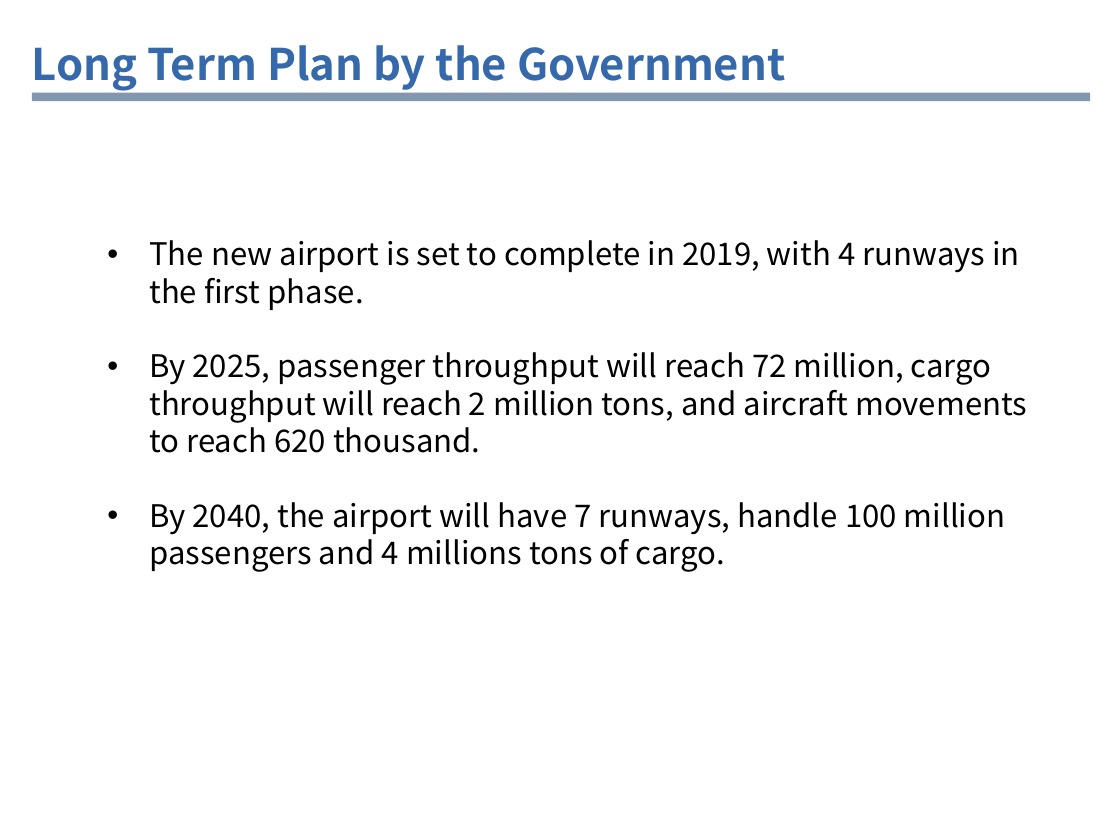
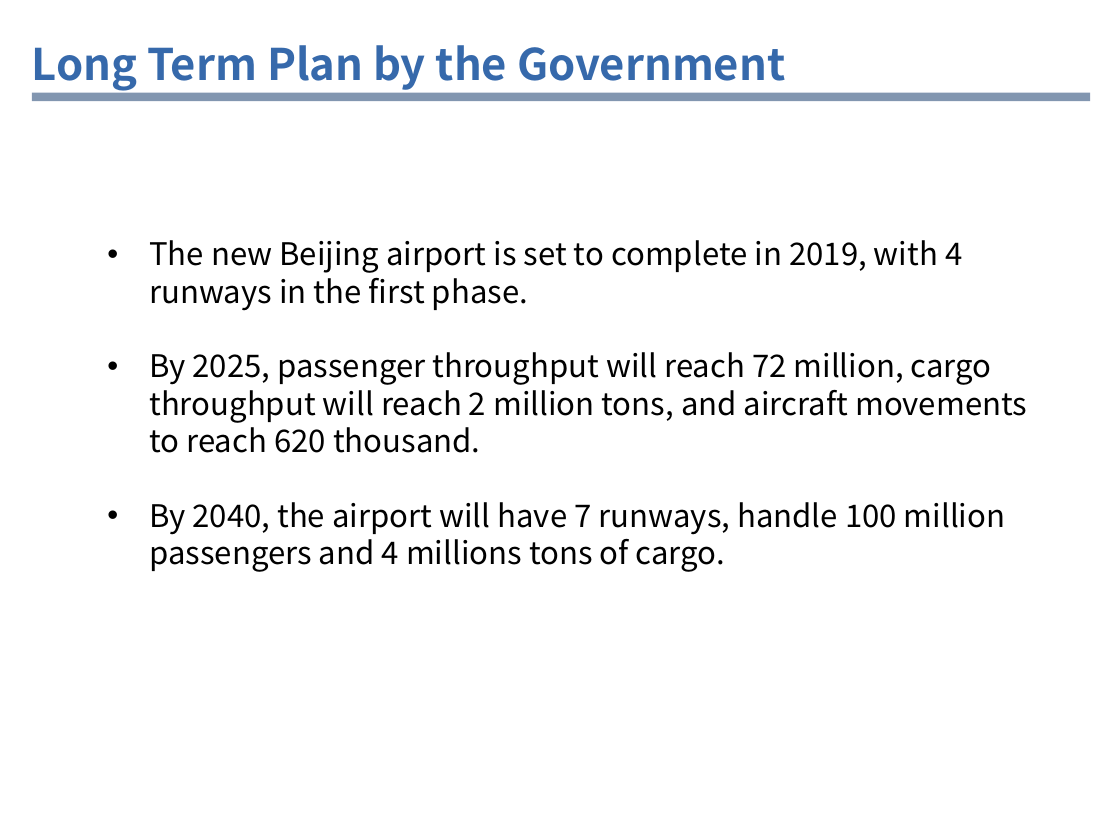
Before and after one commit to iamraulfans/delta, a slide deck: slide 2 of 达美交流网络规划部分Eng20160918.pptx. Drawn at 1120x840 pixels with LibreOffice and Linux fonts; fonts in the diff are those of the drawing; background and template pictures are left out. Boxes give left, top, right and bottom in pixels: in the first picture for what was removed or moved away, otherwise in the second. Text is boxed around its words. In the diff, an @@ line names an element or a change of style, - is before the commit and + after.

```diff
--- a/达美交流网络规划部分Eng20160918.pptx
+++ b/达美交流网络规划部分Eng20160918.pptx
@@ text at (x1=149, y1=240, x2=962, y2=311): text changed @@
-  • The new airport is set to complete in 2019, with 4 runways in the first phase.
+  • The new Beijing airport is set to complete in 2019, with 4 runways in the first phase.
```
Also in this commit, not shown: 7 other slides changed.
